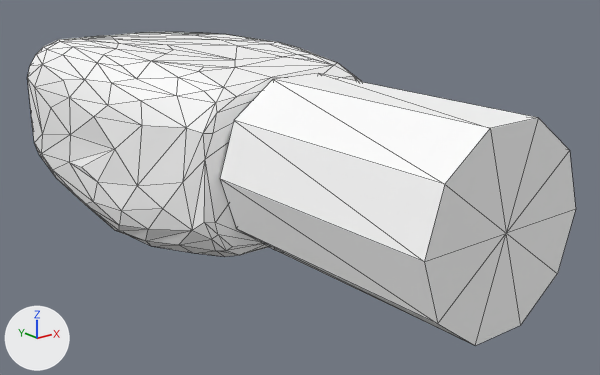
A saved change to the COLLADA model aero_description/aero_four_legs/models/urdf/aero_upper_meshes/LARM_LINK5_mesh.dae.
Both versions are drawn from a camera (50 mm lens) standing at (-0.00138, -0.0028, 0.00053) and looking at (0.00022, -0.0008, -0.00026). Arrows for +X, +Y and +Z are at lower left; the lights stay in place. Mesh edges are drawn as thin lines. Where no turn or scale is listed for an object, it has been applied to the vertices.

In view in the first picture: 'LARM_LINK5'.
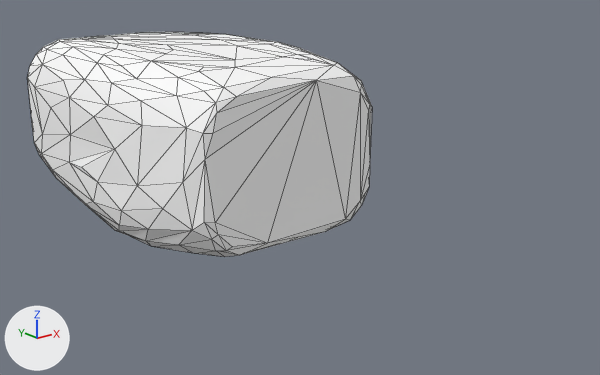
The newer file is also rescaled (x100.0), turned or shifted as a whole; pictures and numbers use the older file's frame.

The change, as a list of edits to the scene's bpy script:
```text
Add mat_blinn20:
    mat_blinn20 = principled_material('blinn20')
    mat_blinn20.base_color = (1.0, 1.0, 1.0)  # white #ffffff
    mat_blinn20.roughness = 0.9
Change me_larm_link5:
    where me_larm_link5.from_pydata(...)  # 293 vertices, 578 faces; spans x -0.00036..0.00045, y -0.00174..0.00052, z -0.00042..0.00018
    used by ob_larm_link5; location = (0.0, 0.0, 0.0)
    remove me_larm_link5.materials.append(mat_m0blinn20)  # white #ffffff
    remove me_larm_link5.materials.append(mat_m1blinn21)  # white #ffffff
    me_larm_link5 part 1: the loose piece of 22 vertices spanning x -0.00021..0.00031, y -0.00174..-0.001, z -0.00035..0.00014 is deleted
    add me_larm_link5.materials.append(mat_blinn20)  # white #ffffff
```

Where the change shows, as pixel boxes [x1, y1, x2, y2] in the pictures (600 x 375 px):
'LARM_LINK5', reshaped (37% narrower, 28% shorter): before [27, 32, 576, 346]; after [27, 32, 372, 257]
part 1 of me_larm_link5, deleted: before [220, 73, 576, 346]
